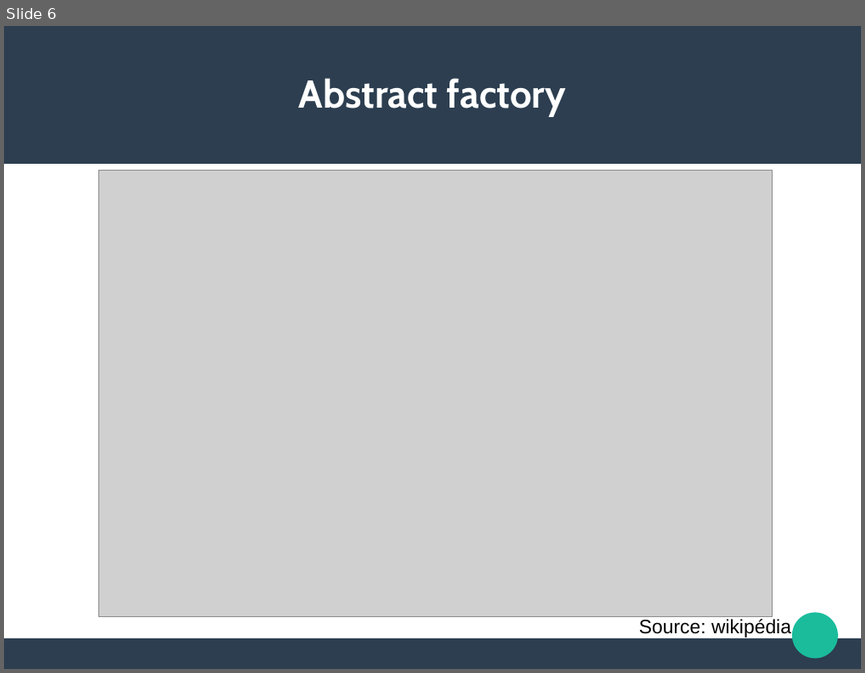
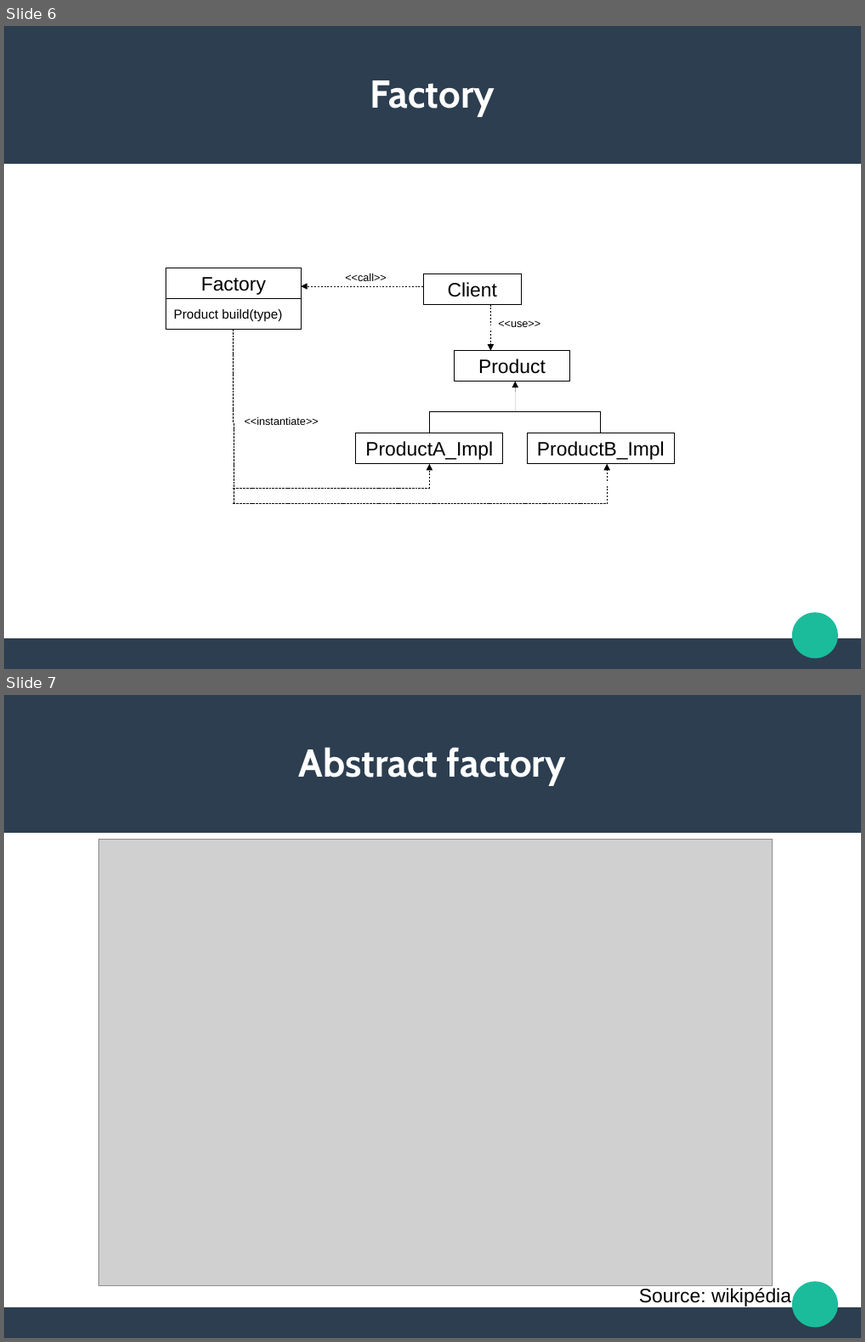
Before and after one commit to jldelarbre/lectureNotes, a slide deck: Slides/lesson5/PatternsAreSolid.odp. Shown one above the other, each under a label of ours: slide 6 before the commit, slides 6 and 7 after it. The pictures are 865x673 and 865x1342 pixels, drawn with LibreOffice and Linux fonts; fonts in the diff are those of the drawing; grey boxes stand for pictures. Boxes give left, top, right and bottom in pixels: in the first picture for what was removed or moved away, otherwise in the second. Text is boxed around its words. In the diff, an @@ line names an element or a change of style, - is before the commit and + after.

```diff
--- a/Slides/lesson5/PatternsAreSolid.odp
+++ b/Slides/lesson5/PatternsAreSolid.odp
@@ slide 6 added at <box>4,26,861,669</box>, background #FFFFFF; not listed: 3 template elements that a slide beside it also shows @@
@@ title added at <box>370,80,494,117</box>, 36 pt, text #FFFFFF, bold @@
+Factory
@@ rectangle added at <box>166,267,301,298</box>, fill #FFFFFF, outline #000000 0 pt, 18 pt, text #000000 @@
+Factory
@@ text added at <box>345,272,386,281</box>, 10 pt, text #000000 @@
+<<call>>
@@ rectangle added at <box>423,274,521,304</box>, fill #FFFFFF, outline #000000 0 pt, 18 pt, text #000000 @@
+Client
@@ rectangle added at <box>166,298,301,329</box>, fill #FFFFFF, outline #000000 0 pt, 12 pt, text #000000 @@
+Product build(type)
@@ arrow added from (423, 286) to (301, 286), #000000 0 pt @@
@@ arrow added from (491, 304) to (491, 350), #000000 0 pt @@
@@ line added from (234, 329) to (234, 504), #000000 0 pt @@
@@ text added at <box>498,320,540,327</box>, 10 pt, text #000000 @@
+<<use>>
@@ rectangle added at <box>454,350,571,380</box>, fill #FFFFFF, outline #000000 0 pt, 18 pt, text #000000 @@
+Product
@@ arrow added from (515, 412) to (515, 381), #000000 0 pt @@
@@ text added at <box>245,416,318,425</box>, 10 pt, text #000000 @@
+<<instantiate>>
@@ rectangle added at <box>356,433,503,464</box>, fill #FFFFFF, outline #000000 0 pt, 18 pt, text #000000 @@
+ProductA_Impl
@@ line added from (429, 412) to (429, 433), #000000 0 pt @@
@@ line added from (429, 412) to (601, 412), #000000 0 pt @@
@@ rectangle added at <box>528,433,674,464</box>, fill #FFFFFF, outline #000000 0 pt, 18 pt, text #000000 @@
+ProductB_Impl
@@ line added from (601, 412) to (601, 433), #000000 0 pt @@
@@ arrow added from (429, 488) to (429, 464), #000000 0 pt @@
@@ arrow added from (608, 504) to (608, 464), #000000 0 pt @@
@@ line added from (234, 504) to (608, 504), #000000 0 pt @@
@@ line added from (234, 488) to (429, 488), #000000 0 pt @@
@@ what was slide 6 is now slide 7 @@
```
Also in this commit, not shown: 3 slides changed, 2 other slides added, 2 slides removed, 18 other files.
